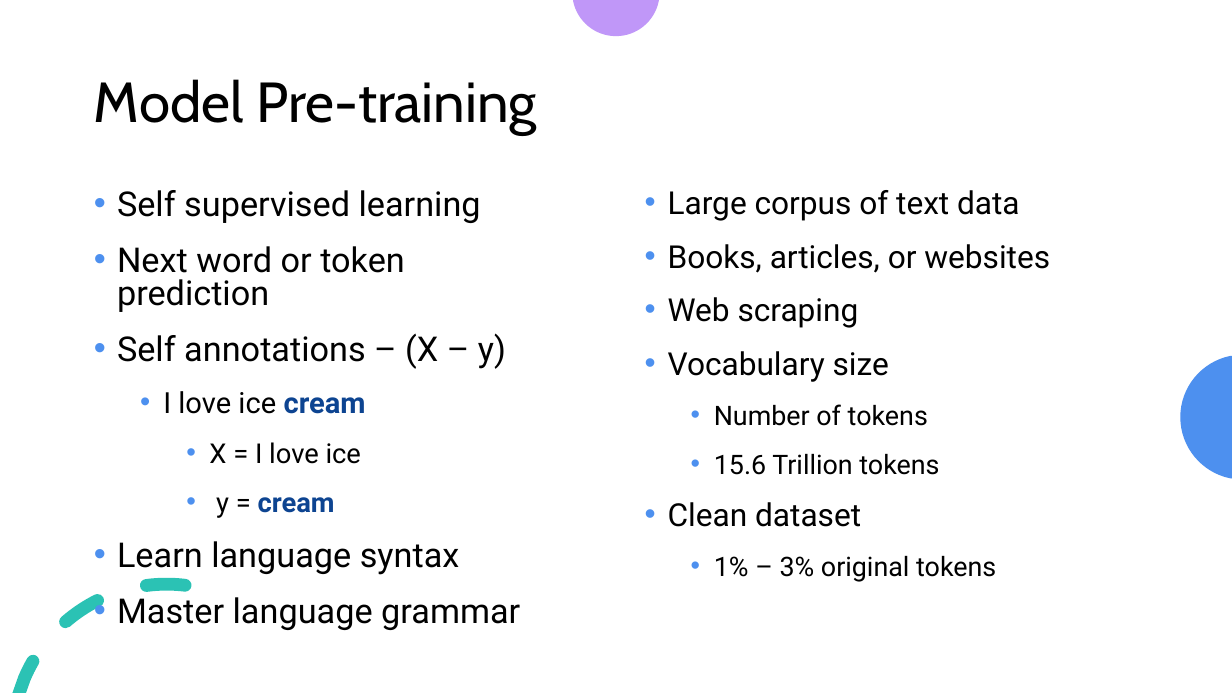
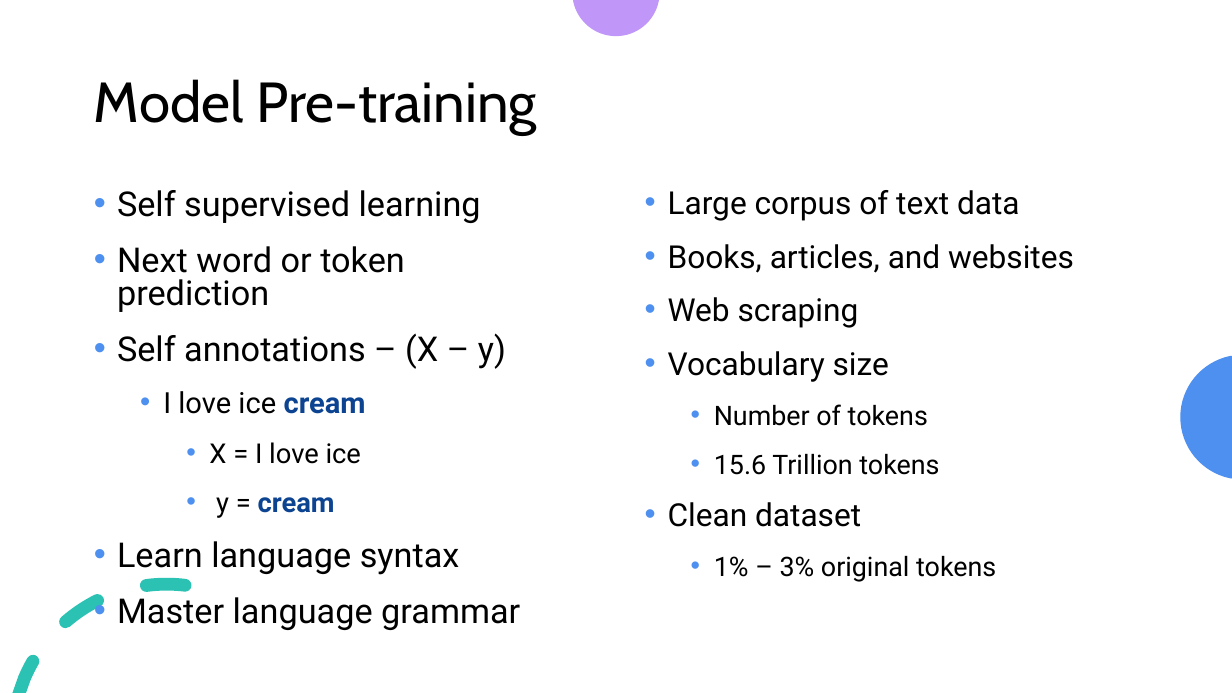
Before and after one commit to look4pritam/LargeLanguageModels, a slide deck: slide 24 of Presentations/IUAC-2024/Introduction_to_Large_Language_Models-From_Foundation_to_Real_World_Applications.pptx. Drawn at 1232x693 pixels with LibreOffice and Linux fonts; fonts in the diff are those of the drawing. Boxes give left, top, right and bottom in pixels: in the first picture for what was removed or moved away, otherwise in the second. Text is boxed around its words. In the diff, an @@ line names an element or a change of style, - is before the commit and + after.

```diff
--- a/Presentations/IUAC-2024/Introduction_to_Large_Language_Models-From_Foundation_to_Real_World_Applications.pptx
+++ b/Presentations/IUAC-2024/Introduction_to_Large_Language_Models-From_Foundation_to_Real_World_Applications.pptx
@@ text at (x1=668, y1=244, x2=1074, y2=273): text changed @@
-  • Books, articles, or websites
+  • Books, articles, and websites
```
Also in this commit, not shown: 2 other slides changed, 1 slide added.
